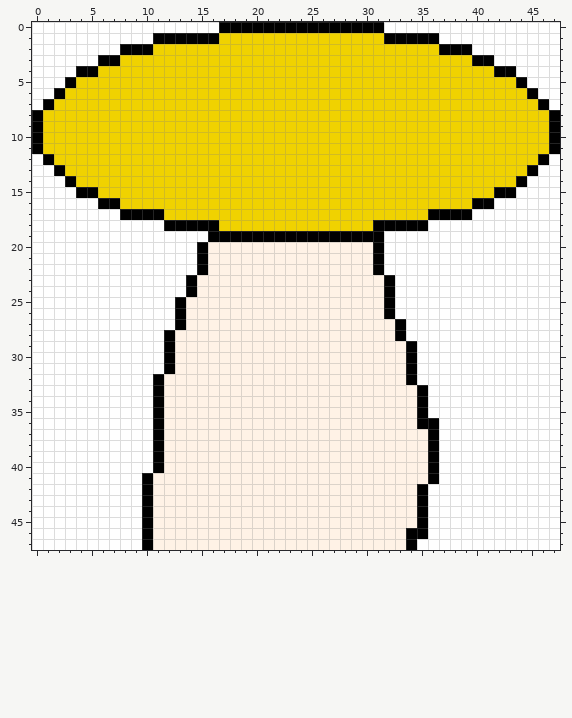
A pixel-art sprite gets an edit: assets/mushroom.png. The picture above was drawn from the file before the commit.
The file is 48x48 pixels. Pixels under 10% opacity are left out. Colours within 5 levels of each other are drawn and written as one.
Once edited:
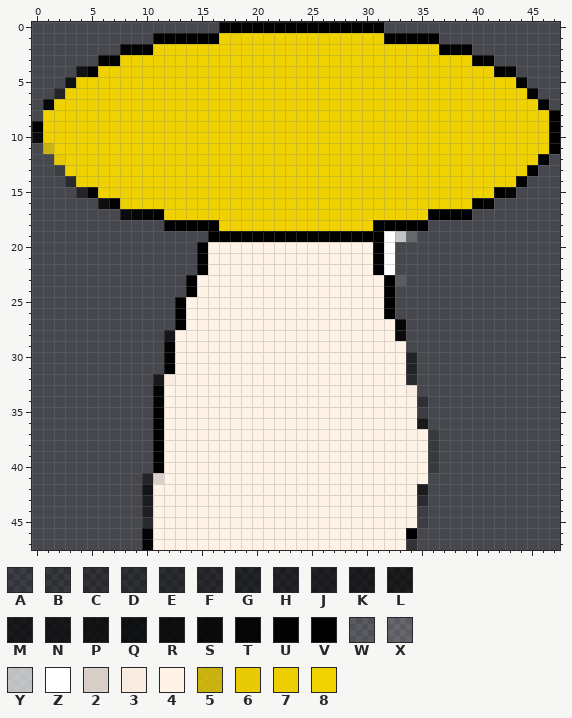
Palette (. is transparent): A #00000023  B #00000036  C #0000004d  D #00000054  E #00000062  F #0000006c  G #0000007e  H #00000084  J #0000008c  K #00000097  L #0000009d  M #000000a5  N #000000ac  P #000000b8  Q #000000c1  R #000000cd  S #000000d8  T #000000ea  U #000000f5  V #000000  W #ffffff1b  X #ffffff2b  Y #ffffffab  Z #ffffff  2 #fff2e6cc  3 #fff2e6f7  4 #fff2e6  5 #f0d200c7  6 #f0d200f1  7 #f0d200f9  8 #f0d200
Edits made:
Changed rows in their new state; - is an unchanged pixel.
first column x 0:
 0 .................U--------------................
 1 ...........--------------------------...........
 2 ........U-------------------------------........
 3 ......U----------------------------------U......
 4 ....Q--------------------------------------U....
 5 ...Q----------------------------------------U...
 6 ..G------------------------------------------U..
 7 .T---------------------------------------------.
 8 .-----------------------------------------------
10 S-----------------------------------------------
11 .5----------------------------------------------
12 ..6--------------------------------------------.
13 ..A------------------------------------------U..
14 ...F----------------------------------------U...
15 ....GU-------------------------------------T....
16 ......RU7--------------------------------U......
17 ........STU-----------------------------........
18 ............------------------------............
19 ................-----------------YX.............
20 ...............------------------...............
21 ...............------------------...............
22 ...............------------------...............
23 ..............-------------------W..............
24 ..............-------------------...............
25 .............--------------------...............
26 .............--------------------...............
27 .............--------------------T..............
28 ............N--------------------S..............
29 ............U---------------------..............
30 ............U---------------------H.............
31 ............----------------------H.............
32 ...........M3---------------------F.............
33 ...........U----------------------3.............
34 ...........U-----------------------D............
35 ...........------------------------A............
36 ...........------------------------M............
37 ...........-------------------------B...........
38 ...........-------------------------B...........
39 ...........-------------------------B...........
40 ...........-------------------------B...........
41 ..........G2------------------------............
42 ..........P------------------------K............
43 ..........L------------------------E............
44 ..........J------------------------A............
45 ..........F------------------------A............
46 ..........U------------------------.............
47 ..........U-----------------------C.............
Boxes around the changes in both pictures, in picture pixels (x1, y1, x2, y2):
changed: (32, 22, 230, 550)
changed: (384, 22, 560, 110)
changed: (395, 154, 560, 550)
